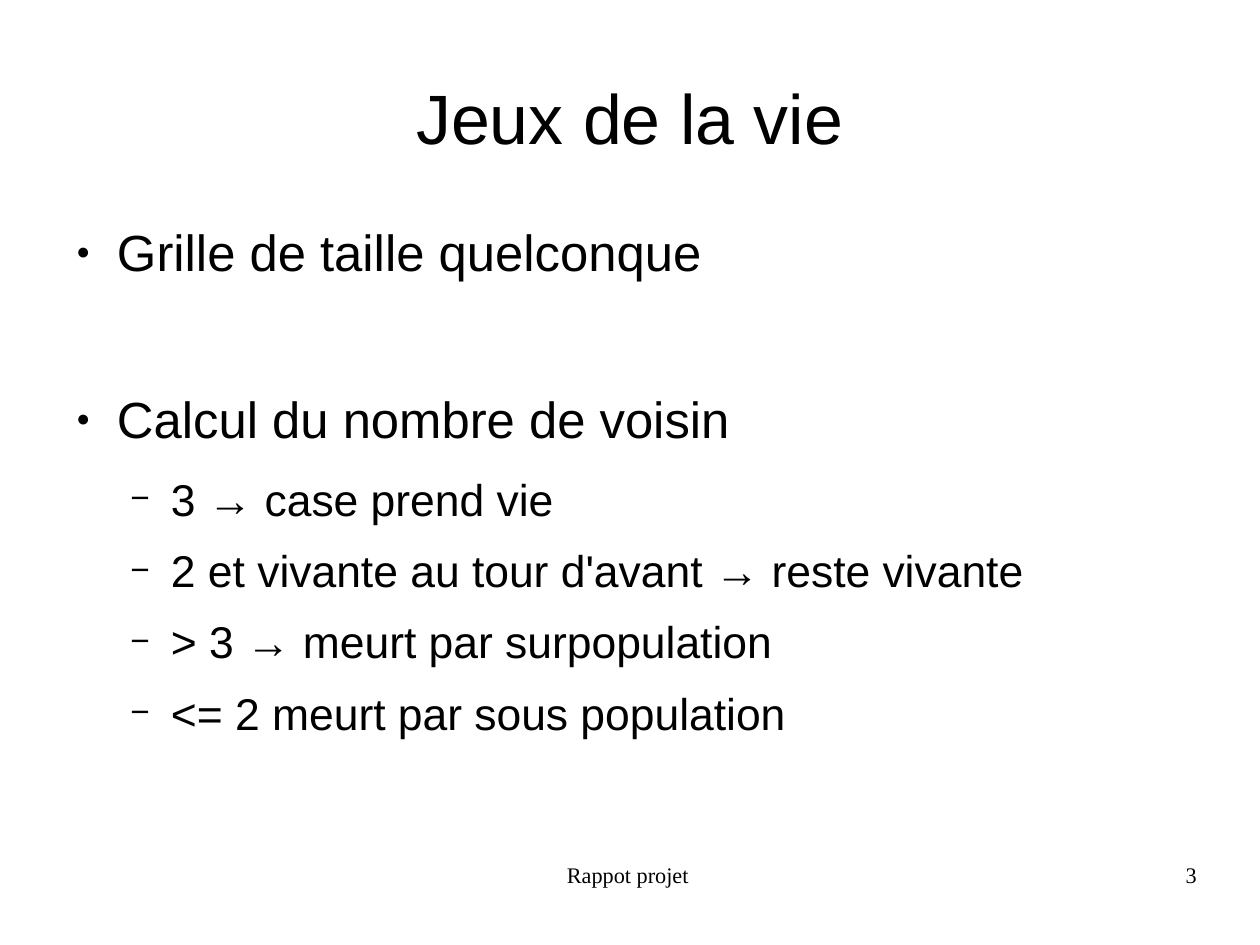
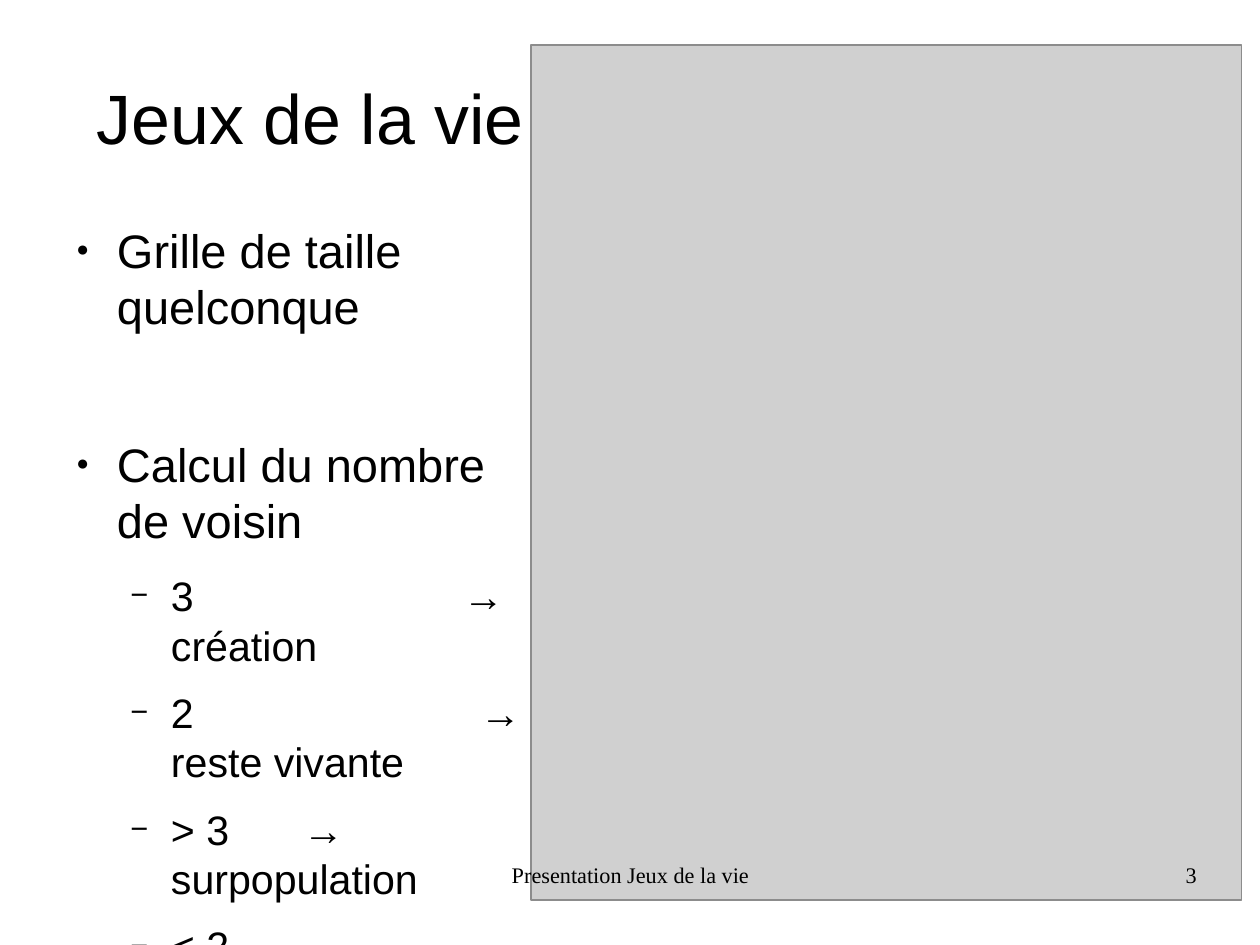
Before and after one commit to FabienInspiron/lifegame, a slide deck: slide 3 of Rapport/Presentation.odp. Drawn at 1260x945 pixels with LibreOffice and Linux fonts; fonts in the diff are those of the drawing; grey boxes stand for pictures. Boxes give left, top, right and bottom in pixels: in the first picture for what was removed or moved away, otherwise in the second. Text is boxed around its words. In the diff, an @@ line names an element or a change of style, - is before the commit and + after.

```diff
--- a/Rapport/Presentation.odp
+++ b/Rapport/Presentation.odp
@@ title "Jeux de la vie": place and size @@
-title "Jeux de la vie" at (416, 93, 843, 145)
+title "Jeux de la vie" at (97, 93, 523, 145)
@@ picture added at (532, 45, 1243, 900) @@
@@ text at (117, 234, 485, 539): size 32 to 29.6 pt in "Grille de taille quelconque", "Calcul du nombre de voisin" @@
@@ text at (171, 582, 418, 902): text changed; size 28 to 25.9 pt @@
-  − 3 → case prend vie
-  − 2 et vivante au tour d'avant → reste vivante
-  − > 3 → meurt par surpopulation
-  − <= 2 meurt par sous population
+  − 3 → création
+  − 2 → reste vivante
+  − > 3 → surpopulation
+  − < 2 → population
@@ text at (512, 865, 749, 888): text changed @@
-Rappot projet
+Presentation Jeux de la vie
```
Also in this commit, not shown: 10 other slides changed, 4 slides added, 1 slide removed, 8 other files.
